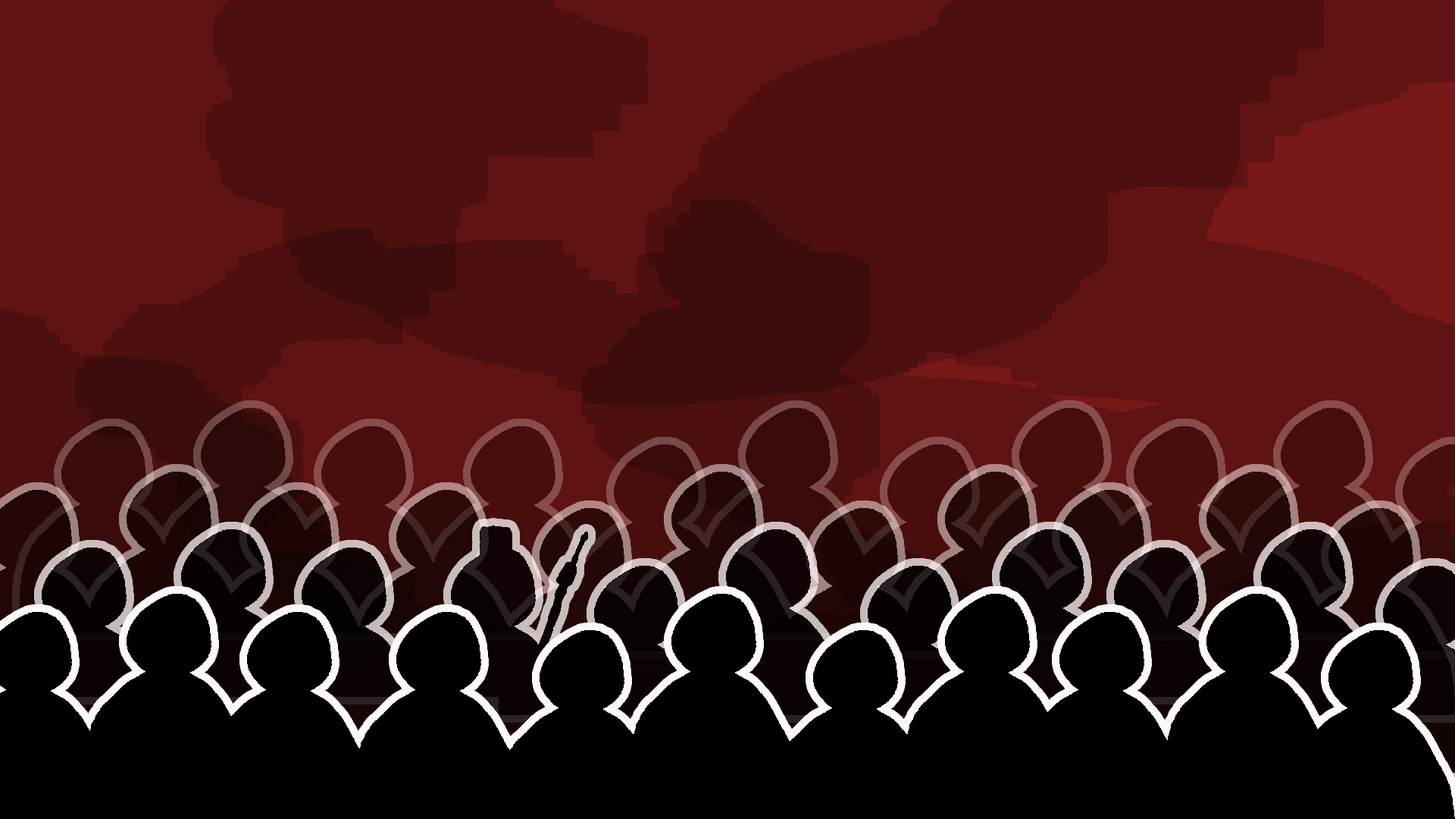
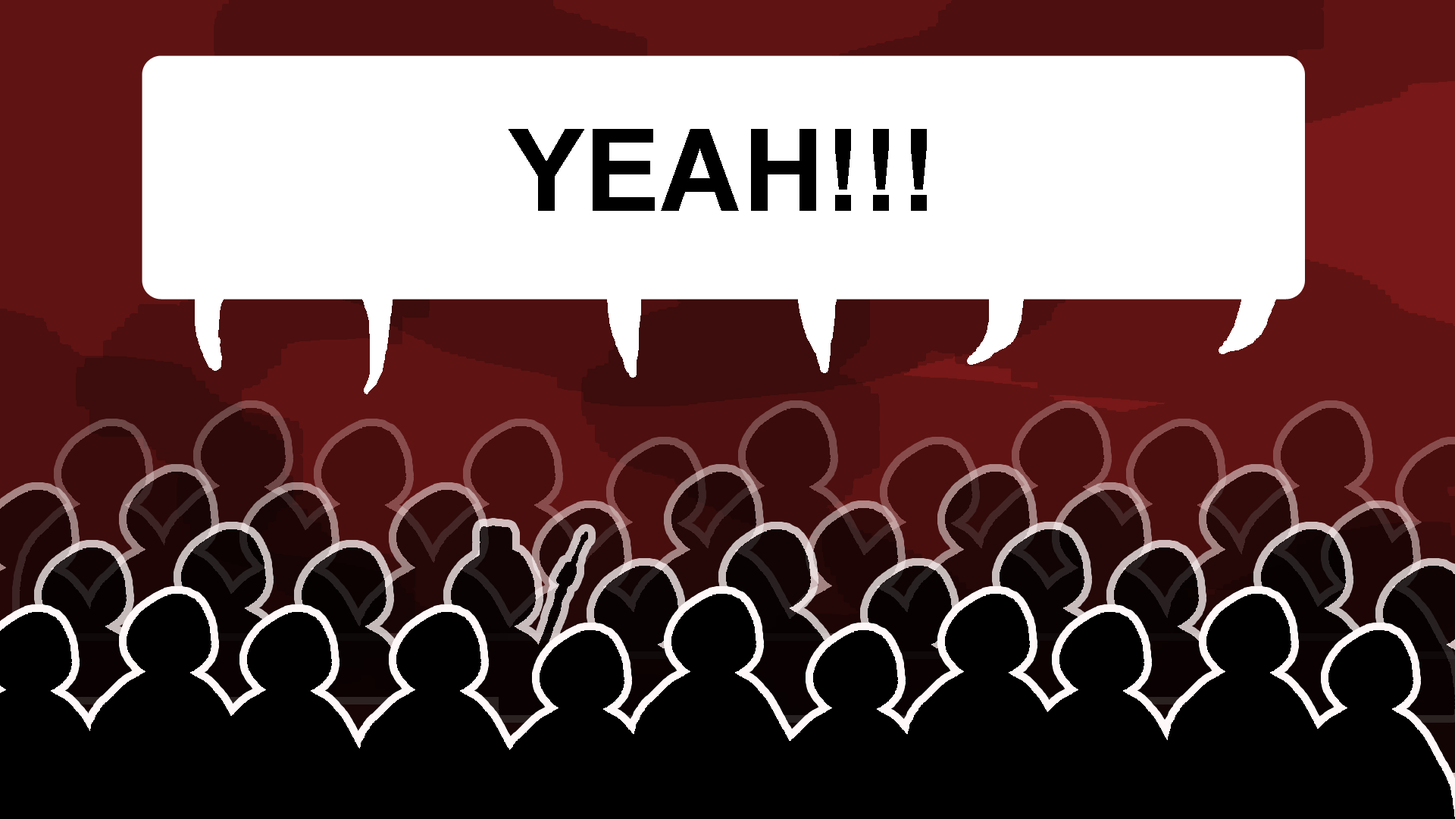
Layered file, before and after one edit (w=1455, h=819). Changes by layer:
added layer "YEAH!!!" above "Form 7" over (508, 128, 928, 211)
added layer "Form 7" above "Form 6" over (141, 55, 1306, 395)
